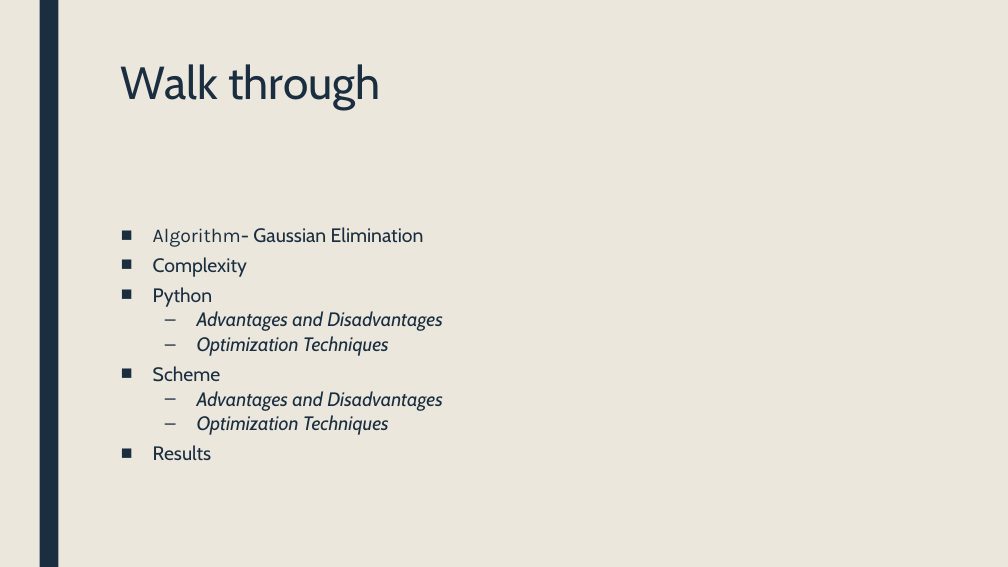
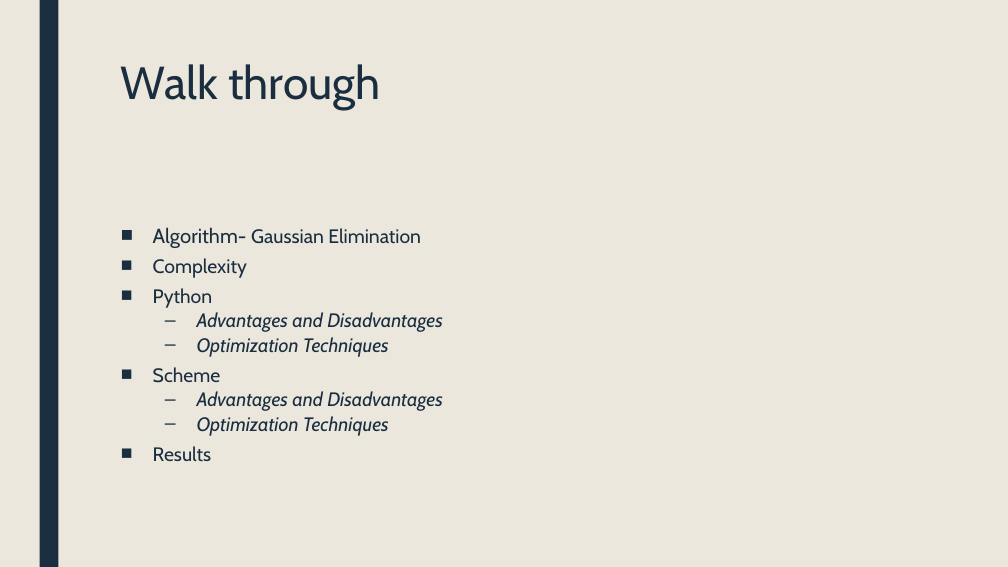
Before and after one commit to VitalMarciano/Matrix-methods, a slide deck: slide 2 of Matrix_Properties_Algorithms[1].pptx. Drawn at 1008x567 pixels with LibreOffice and Linux fonts; fonts in the diff are those of the drawing. Boxes give left, top, right and bottom in pixels: in the first picture for what was removed or moved away, otherwise in the second. Text is boxed around its words. In the diff, an @@ line names an element or a change of style, - is before the commit and + after.

```diff
--- a/Matrix_Properties_Algorithms[1].pptx
+++ b/Matrix_Properties_Algorithms[1].pptx
@@ text at <box>153,227,421,248</box>: size 18.5 to 19.4 pt, font Karla to Cabin in "Algorithm-" @@
```
Also in this commit, not shown: 6 other slides changed, 1 slide added, 1 other file.
